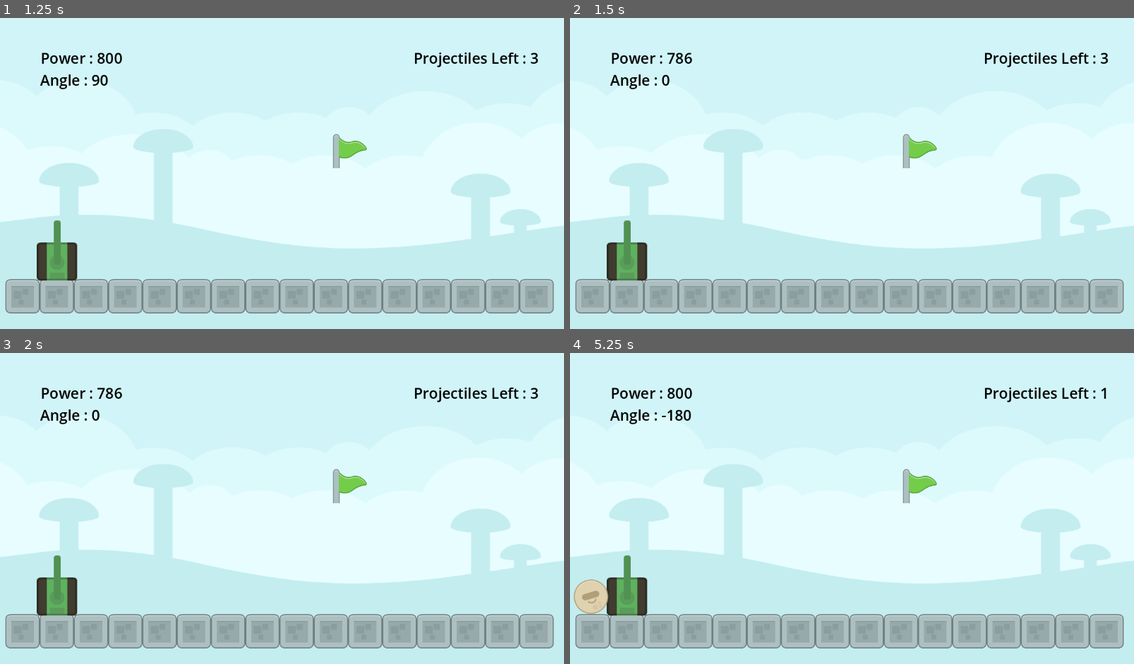
Above: before the commit, frames 1-4 (two rows, left to right).
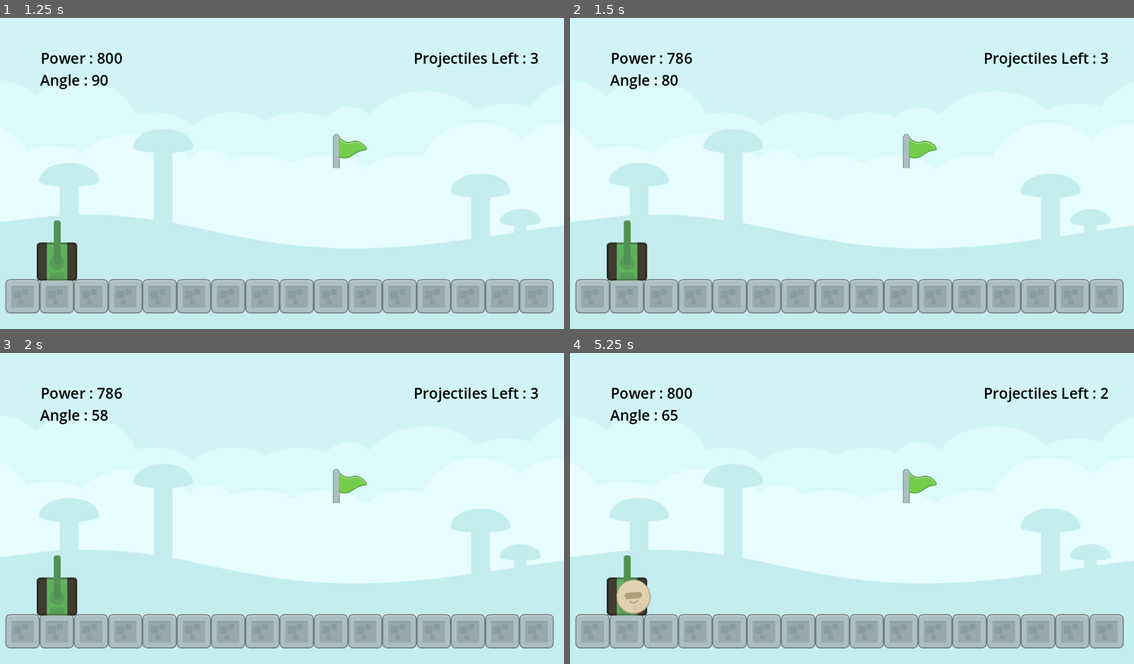
Above: after the commit, the same moments.

Repository: bsu-cs315/E1-evan.kiser
Game: Godot game, scene res://src/title_screen.tscn
The game is run twice, just before and just after one commit, with the same random seed, the same clock (stepped at 60 frames per second) and the same inputs.
Inputs:
- Up to frame 1 (1.25 s): click "PLAY !" at 0.5 s
- Up to frame 2 (1.5 s): tap Enter at 1.25 s; hold Up (angle_up) from 1.28 s (still down); tap Left (decrease_power) at 1.35 s
- Up to frame 3 (2 s): keep holding Up (angle_up)
- Up to frame 4 (5.25 s): release Up (angle_up) at 2.03 s; hold Down (angle_down) 2.03-2.78 s; tap Right (increase_power) at 2.1, 4.35 s; tap Space (launch) at 2.75, 2.85, 5.1 s; hold Up (angle_up) 2.78-4.28 s; tap Left (decrease_power) at 3.6 s; hold Down (angle_down) from 4.28 s (still down); tap Enter at 5 s

Frame 1 is identical in both runs. In frame 2, less than 0.1% of the frame differs, in the area x 16-20%, y 18-22%; in frame 3, less than 0.1%; in frame 4, 1.2%, in the area x 0-96%, y 11-84%.

Commit message:
Fixed error with changing angle

Diff:
--- a/src/cannon.gd
+++ b/src/cannon.gd
@@ -7,7 +7,7 @@
 
 const _MIN_POWER := 0
 const _MAX_POWER := 2000
-const _MIN_ANGLE := deg_to_rad(180)
+const _MIN_ANGLE := deg_to_rad(-180)
 const _MAX_ANGLE :=deg_to_rad(0)
 
 @export var power := 800.
--- a/src/title_screen.tscn
+++ b/src/title_screen.tscn
@@ -7,6 +7,21 @@
 [sub_resource type="LabelSettings" id="LabelSettings_g7x6v"]
 font_size = 64
 font_color = Color(0, 0, 0, 1)
+
+[sub_resource type="Animation" id="Animation_dgl28"]
+length = 0.001
+tracks/0/type = "value"
+tracks/0/imported = false
+tracks/0/enabled = true
+tracks/0/path = NodePath("Ball Sprite:position")
+tracks/0/interp = 1
+tracks/0/loop_wrap = true
+tracks/0/keys = {
+"times": PackedFloat32Array(0),
+"transitions": PackedFloat32Array(1),
+"update": 0,
+"values": [Vector2(-56, 58)]
+}
 
 [sub_resource type="Animation" id="Animation_f7cyg"]
 resource_name = "logo_animation"
@@ -22,21 +37,6 @@
 "transitions": PackedFloat32Array(1.93187, 1, 1, 1, 1, 1),
 "update": 0,
 "values": [Vector2(-56, 58), Vector2(56, 58), Vector2(1092, 47), Vector2(1096, 585), Vector2(50, 591), Vector2(56, 58)]
-}
-
-[sub_resource type="Animation" id="Animation_dgl28"]
-length = 0.001
-tracks/0/type = "value"
-tracks/0/imported = false
-tracks/0/enabled = true
-tracks/0/path = NodePath("Ball Sprite:position")
-tracks/0/interp = 1
-tracks/0/loop_wrap = true
-tracks/0/keys = {
-"times": PackedFloat32Array(0),
-"transitions": PackedFloat32Array(1),
-"update": 0,
-"values": [Vector2(-56, 58)]
 }
 
 [sub_resource type="AnimationLibrary" id="AnimationLibrary_na0js"]
